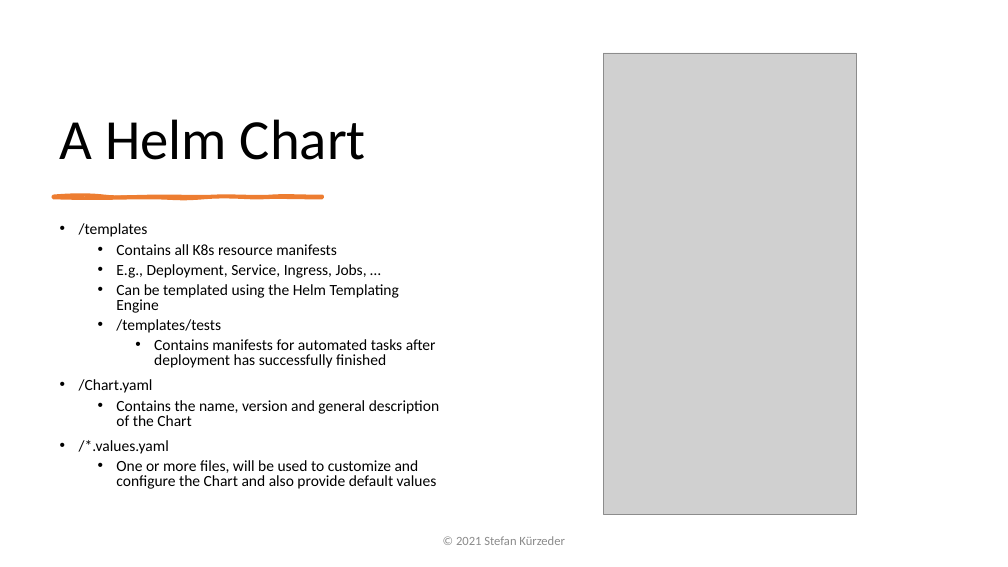
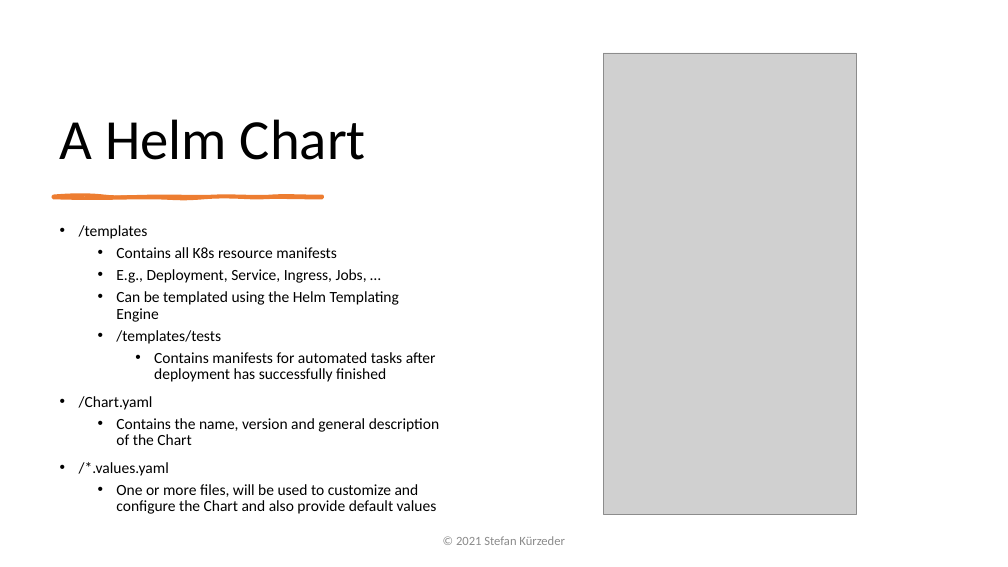
Before and after one commit to StiviiK/helm-handson, a slide deck: slide 5 of docs/Presentation-Helm.pptx. Drawn at 1008x567 pixels with LibreOffice and Linux fonts; fonts in the diff are those of the drawing; grey boxes stand for pictures. Boxes give left, top, right and bottom in pixels: in the first picture for what was removed or moved away, otherwise in the second. Text is boxed around its words. In the diff, an @@ line names an element or a change of style, - is before the commit and + after.

```diff
--- a/docs/Presentation-Helm.pptx
+++ b/docs/Presentation-Helm.pptx
@@ text "/templates" at <box>79,225,439,514</box>: line spacing 0.8 to 0.9 @@
```
Also in this commit, not shown: 3 other slides changed, 1 slide added.
